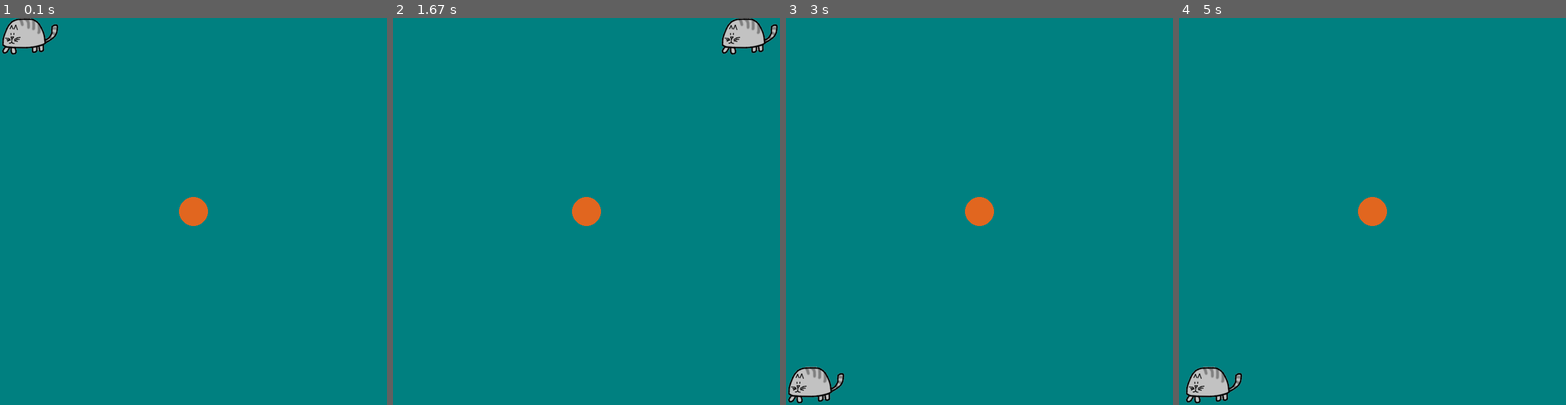
Above: before the commit, frames 1-4 (left to right).
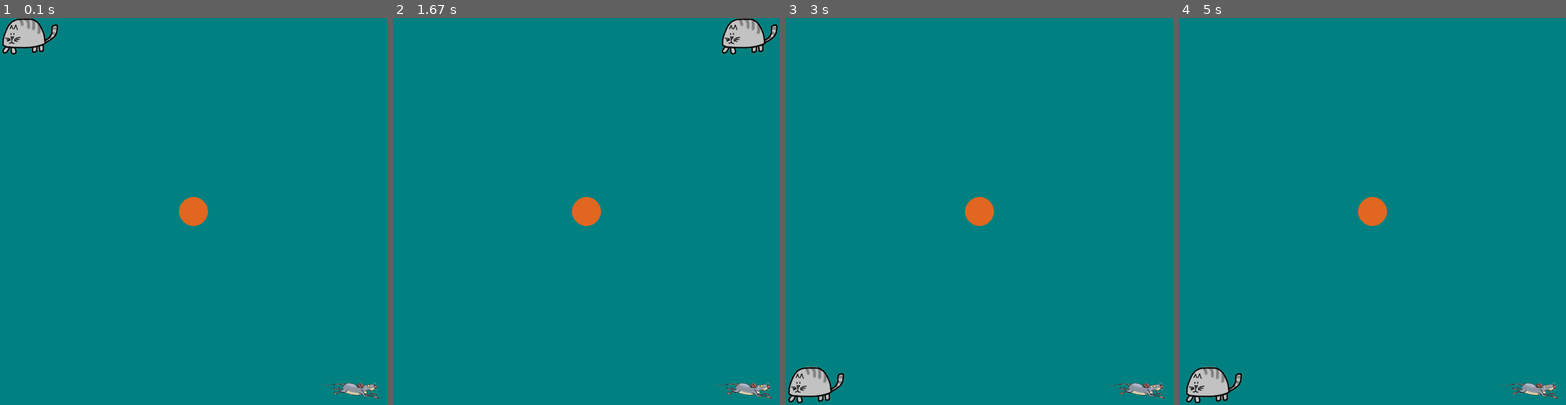
Above: after the commit, the same moments.

Repository: LogicMass621/python
Game: pygame game, started from catmouse.py
Same seed, same stepped clock (60 frames per second), same inputs: the game is played once before the commit and once after it. The source is Python 2; it was converted automatically to run under Python 3.
Inputs:
- Up to frame 1 (0.1 s): no input
- Up to frame 2 (1.67 s): hold Right 0.33-0.8 s; hold Up 0.83-1.13 s
- Up to frame 3 (3 s): hold Left 1.67-2.2 s; hold Down 2.23-2.53 s
- Up to frame 4 (5 s): hold Up 3-3.37 s; hold Right 3.4-4.03 s; hold Down 4.07-4.43 s; hold Left 4.47-4.93 s; hold Right from 4.97 s (still down)

The runs differ from the first frame. In frame 1, 0.3% of the frame differs, in the area x 83-98%, y 94-99%; in frame 2, 0.3%; in frame 3, 0.3%; in frame 4, 0.3%.

Commit message:
Added bounds checking to Sprite class Blit mouse in bottom right corner

Diff:
--- a/catmouse.py
+++ b/catmouse.py
@@ -24,6 +24,20 @@
  x = 0
  y = 0
 
+ def movex(self, x):
+  self.x += x
+  if self.x >= screen_width - self.width() :
+   self.x = screen_width - self.width()
+  elif self.x <= 0 :
+   self.x = 0
+
+ def movey(self, y):
+  self.y += y
+  if self.y >= screen_height - self.height() :
+   self.y = screen_height - self.height()
+  elif self.y <= 0:
+   self.y = 0
+
  def width(self):
   return self.image.get_width()
 
@@ -36,10 +50,12 @@
 
 class Mouse(Sprite):
  image = pygame.image.load('mouse.png')
-
-
+ direction = 'right'
 
 cat = Sprite()
+mouse = Mouse()
+mouse.x = screen_width-mouse.width()-10
+mouse.y = screen_height-mouse.height()-10
 
 pygame.key.set_repeat(True)
 
@@ -51,27 +67,19 @@
    sys.exit()
   elif event.type == pygame.KEYDOWN:
    if event.key == pygame.K_LEFT:
-    cat.x -= 10
+    cat.movex(-10)
    if event.key == pygame.K_RIGHT:
-    cat.x += 10
+    cat.movex(10)
    if event.key == pygame.K_UP:
-    cat.y -= 10
+    cat.movey(-10)
    if event.key == pygame.K_DOWN:
-    cat.y += 10
-
-  if cat.x >= screen_width - cat.width() :
-   cat.x = screen_width - cat.width()
-  if cat.y >= screen_height - cat.height() :
-   cat.y = screen_height - cat.height()
-  if cat.x <= 0:
-   cat.x = 0
-  if cat.y <= 0:
-   cat.y = 0
+    cat.movey(10)
 
  print 'cat = {},{}'.format(cat.x, cat.y)
 
  screen.fill(TEAL)
  pygame.draw.circle(screen, ORANGE, (screen_width/2, screen_height/2), 30, 0)
+ mouse.blit(screen)
  cat.blit(screen)
 
  pygame.display.update()
